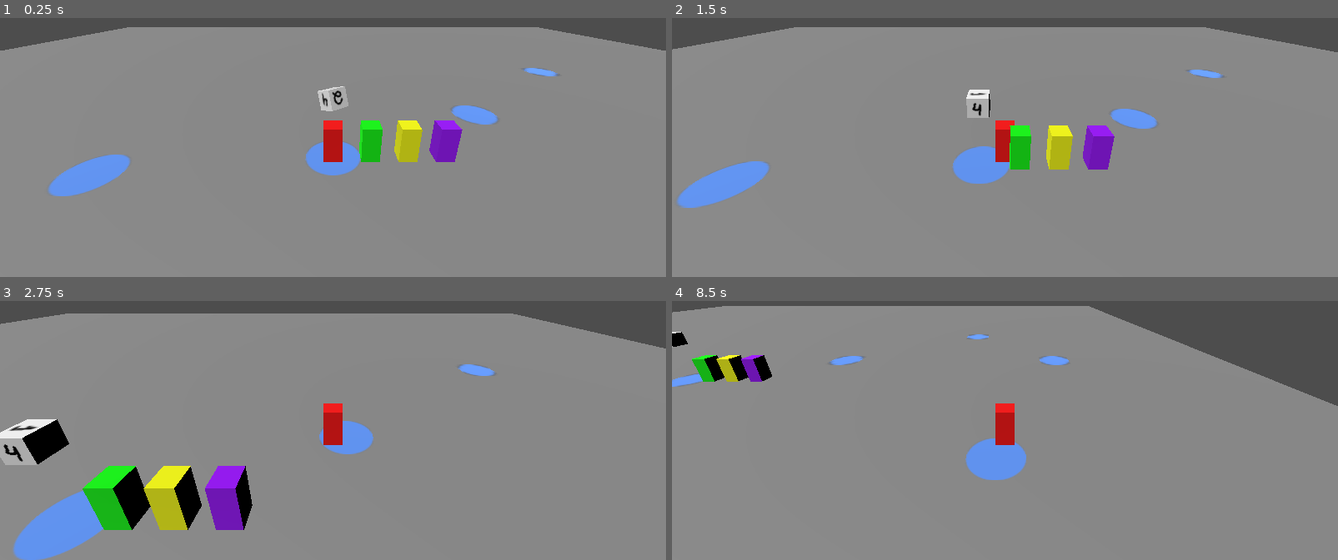
Above: before the commit, frames 1-4 (two rows, left to right).
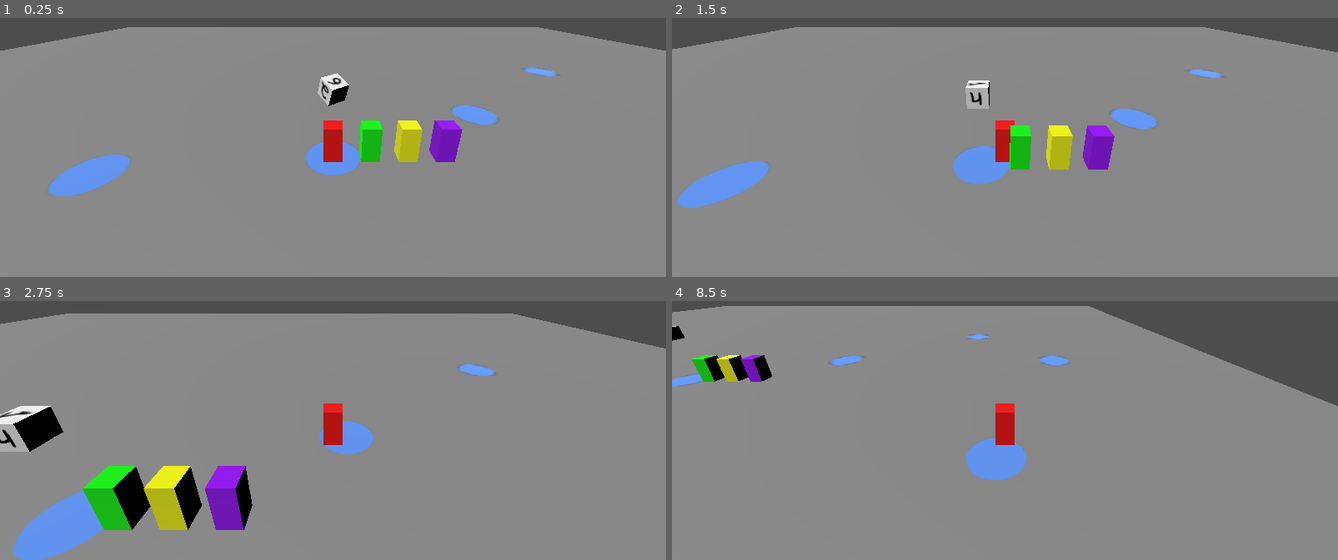
Above: after the commit, the same moments.

Repository: JoaoHenriqueProg/Frenesi-Mania
Game: Godot game, scene res://Scenes/BoardProto/BoardProto.tscn
The game is run twice, just before and just after one commit, with the same random seed, the same clock (stepped at 60 frames per second) and the same inputs.
Inputs:
- Up to frame 1 (0.25 s): no input
- Up to frame 2 (1.5 s): tap Space (jump) at 0.77 s
- Up to frame 3 (2.75 s): tap Space (jump) at 1.52 s
- Up to frame 4 (8.5 s): tap Space (jump) at 3.02, 3.77, 4.52, 6.02, 6.77, 7.52 s

The runs differ from the first frame. In frame 1, 0.5% of the frame differs, in the area x 47-53%, y 21-37%; in frame 2, 0.4%; in frame 3, 1.4%, in the area x 0-11%, y 40-64%; in frame 4, less than 0.1%.

Commit message:
fix: dado sem textura no protoboard

Diff:
--- a/Scenes/BoardProto/BoardProto.tscn
+++ b/Scenes/BoardProto/BoardProto.tscn
@@ -93,7 +93,7 @@
 [node name="Player 1" type="MeshInstance3D" parent="Players"]
 transform = Transform3D(1, 0, 0, 0, -4.37114e-08, -2, 0, 1, -8.74228e-08, 0, 1, 0)
 mesh = SubResource("BoxMesh_ghysp")
-skeleton = NodePath("../Tabalero")
+skeleton = NodePath("../../..")
 surface_material_override/0 = SubResource("StandardMaterial3D_g8tpo")
 
 [node name="Camera3D" type="Camera3D" parent="Players/Player 1"]
@@ -102,19 +102,19 @@
 [node name="Player 2" type="MeshInstance3D" parent="Players"]
 transform = Transform3D(1, 0, 0, 0, -4.37114e-08, -2, 0, 1, -8.74228e-08, 2, 1, 0)
 mesh = SubResource("BoxMesh_ghysp")
-skeleton = NodePath("../Tabalero")
+skeleton = NodePath("../../..")
 surface_material_override/0 = SubResource("StandardMaterial3D_ld3qw")
 
 [node name="Player 3" type="MeshInstance3D" parent="Players"]
 transform = Transform3D(1, 0, 0, 0, -4.37114e-08, -2, 0, 1, -8.74228e-08, 4, 1, 0)
 mesh = SubResource("BoxMesh_ghysp")
-skeleton = NodePath("../Tabalero")
+skeleton = NodePath("../../..")
 surface_material_override/0 = SubResource("StandardMaterial3D_4hqe1")
 
 [node name="Player 4" type="MeshInstance3D" parent="Players"]
 transform = Transform3D(1, 0, 0, 0, -4.37114e-08, -2, 0, 1, -8.74228e-08, 6, 1, 0)
 mesh = SubResource("BoxMesh_ghysp")
-skeleton = NodePath("../Tabalero")
+skeleton = NodePath("../../..")
 surface_material_override/0 = SubResource("StandardMaterial3D_dvegc")
 
 [node name="Steps" type="Node" parent="."]
@@ -227,8 +227,8 @@
 mesh = SubResource("QuadMesh_bugr6")
 skeleton = NodePath("../..")
 
-[node name="Dado" parent="." instance=ExtResource("2_wn4t7")]
-transform = Transform3D(2.18557e-08, 0.5, -4.37114e-08, 0.5, -2.18557e-08, 0, -1.91069e-15, -4.37114e-08, -0.5, 0, 3.5, 0)
+[node name="Dado" parent="." instance=ExtResource("3_tcstq")]
+transform = Transform3D(1, 0, 0, 0, 1, 0, 0, 0, 1, 0, 4, 0)
 
 [node name="DirectionalLight3D" type="DirectionalLight3D" parent="."]
 transform = Transform3D(0.916586, -0.160209, -0.366337, 0.399838, 0.367262, 0.839791, 1.08038e-08, -0.916216, 0.400685, 0, 0, 0)
Not shown: 1 places in Scenes/BoardProto/BoardProto.tscn that only renumber resources
Binary file changed: Scenes/BoardProto/Dice.glb
Not shown, changed: Scenes/BoardProto/Dice.glb.import
Binary file added: Scenes/BoardProto/Dice.png
Not shown, added: Scenes/BoardProto/Dice.png.import
Binary file added: Scenes/BoardProto/Dice_Dice.png
Not shown, added: Scenes/BoardProto/Dice_Dice.png.import
Binary file added: Scenes/BoardProto/dado_Dice.png
Not shown, added: Scenes/BoardProto/dado_Dice.png.import
